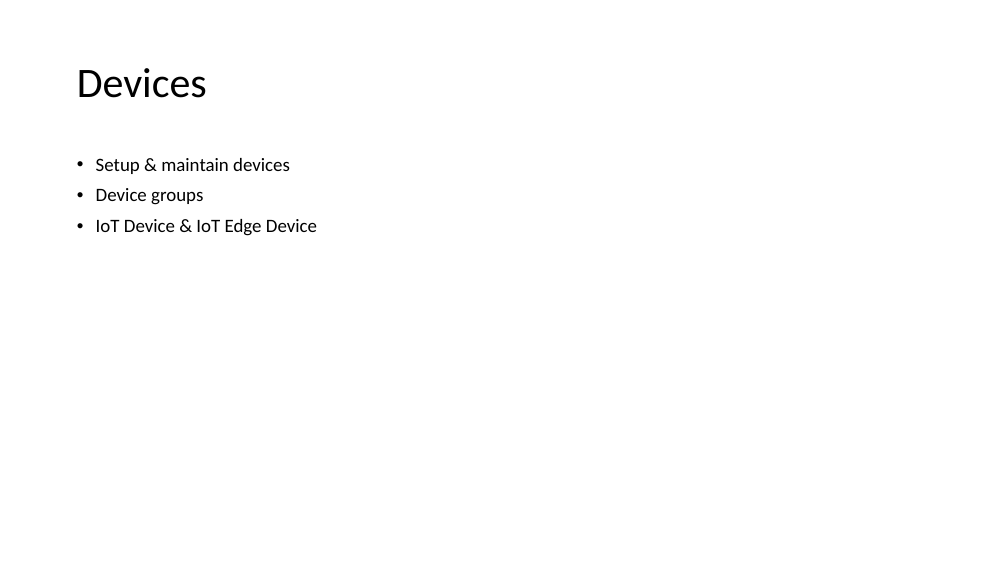
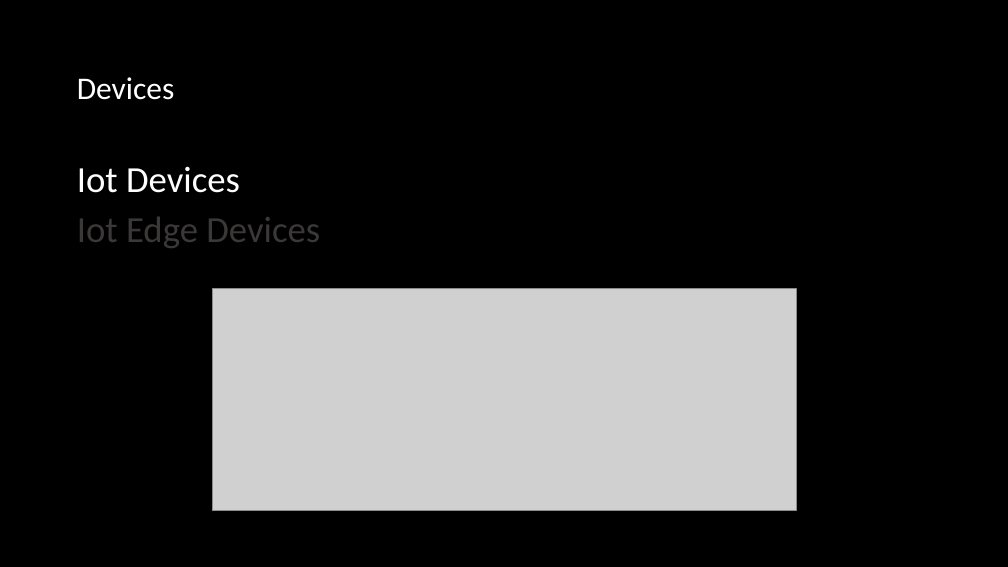
Before and after one commit to thomasgodon/DevCruiseTalk2023, a slide deck: slide 4 of .ppt/Azure Iot Central.pptx (slide 8 before the commit). Drawn at 1008x567 pixels with LibreOffice and Linux fonts; fonts in the diff are those of the drawing; grey boxes stand for pictures. Boxes give left, top, right and bottom in pixels: in the first picture for what was removed or moved away, otherwise in the second. Text is boxed around its words. In the diff, an @@ line names an element or a change of style, - is before the commit and + after.

Commit message:
update ppt

```diff
--- a/.ppt/Azure Iot Central.pptx
+++ b/.ppt/Azure Iot Central.pptx
@@ background #FFFFFF to #000000 @@
@@ text "Devices": place and size @@
-text "Devices" at [77, 68, 207, 98]
+text "Devices" at [77, 77, 175, 100]
@@ text "Devices" at [77, 77, 175, 100]: size 40 to 30 pt, text colour #000000 to #FFFFFF @@
@@ text added at [77, 166, 320, 248], 35 pt, text #3B3838 @@
+Iot Devices
+Iot Edge Devices
@@ text removed at [96, 158, 317, 236] @@
-• Setup & maintain devices
-• Device groups
-• IoT Device & IoT Edge Device
@@ picture added at [212, 288, 796, 510] @@
```
Also in this commit, not shown: 1 other slide changed, 3 slides added, 9 slides removed.
